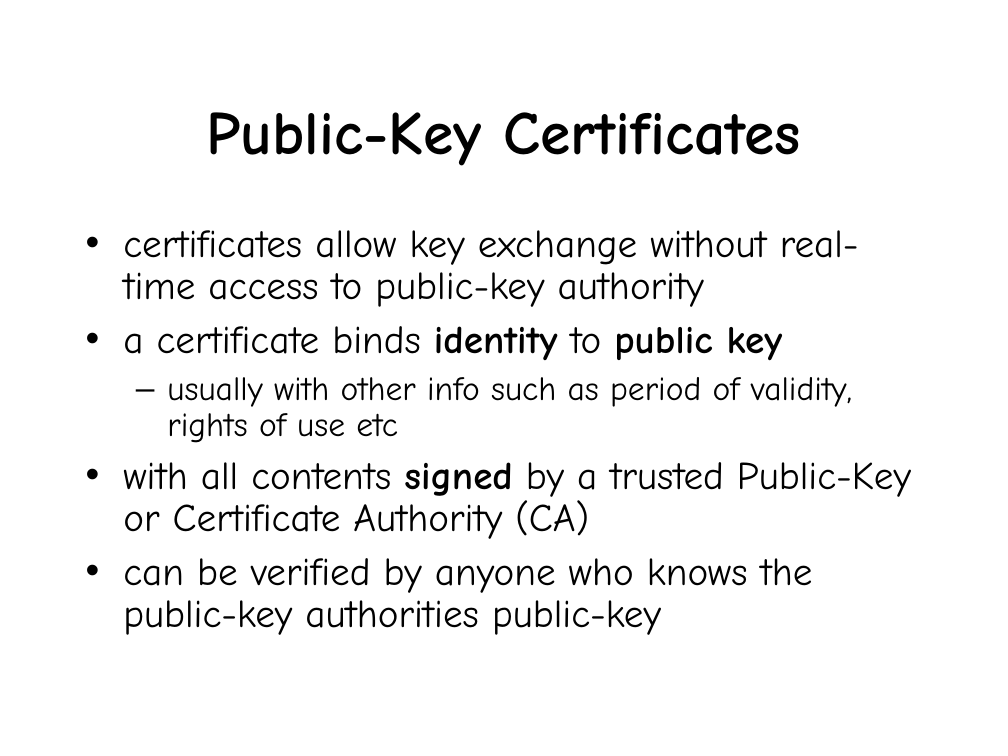
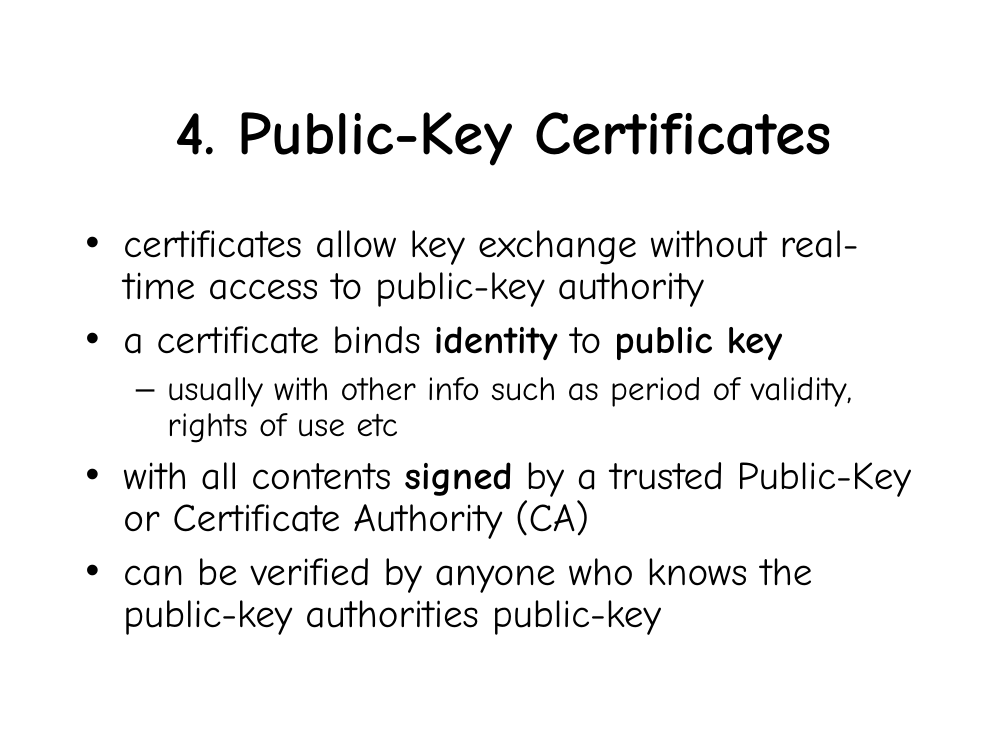
Before and after one commit to pavnkb/4-1, a slide deck: slide 31 of IS/Unit-3 part A 2017.ppt. Drawn at 1008x756 pixels with LibreOffice and Linux fonts; fonts in the diff are those of the drawing. Boxes give left, top, right and bottom in pixels: in the first picture for what was removed or moved away, otherwise in the second. Text is boxed around its words. In the diff, an @@ line names an element or a change of style, - is before the commit and + after.

```diff
--- a/IS/Unit-3 part A 2017.ppt
+++ b/IS/Unit-3 part A 2017.ppt
@@ title at (x1=175, y1=112, x2=831, y2=166): text changed @@
-Public-Key Certificates
+4. Public-Key Certificates
```
Also in this commit, not shown: 4 other slides changed, 6 other files.
